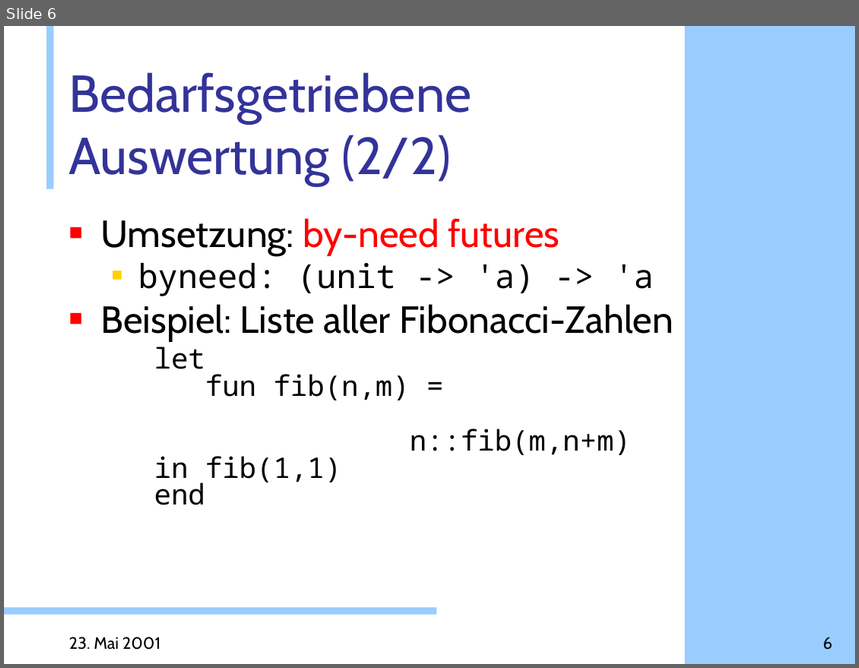
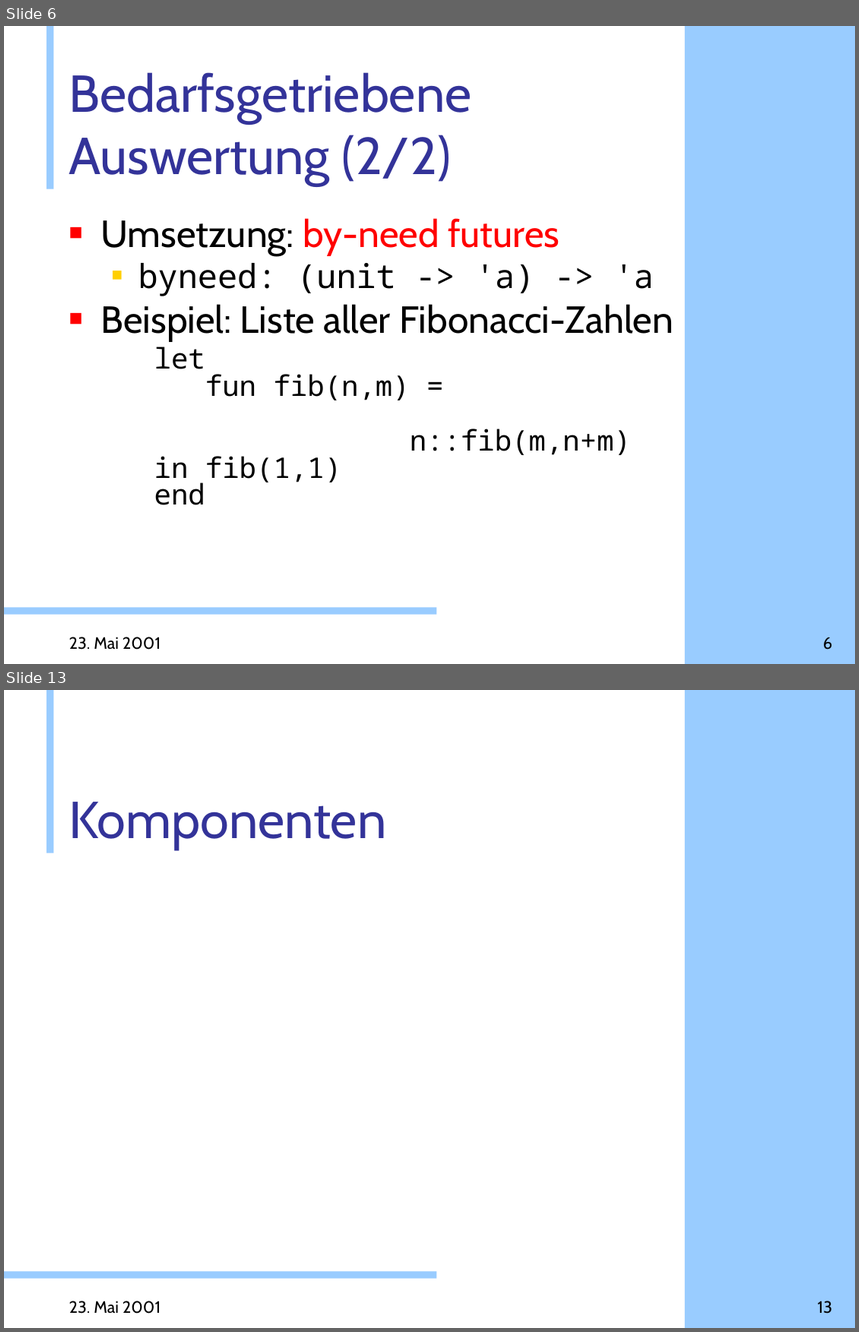
Before and after one commit to doublec/aliceml-abandoned, a slide deck: doc/presentations/Web-Projekt.ppt. Shown one above the other, each under a label of ours: slide 6 before the commit, slides 6 and 13 after it; the slides between them are not shown. The pictures are 859x668 and 859x1332 pixels, drawn with LibreOffice and Linux fonts; fonts in the diff are those of the drawing; background and template pictures are left out. Boxes give left, top, right and bottom in pixels: in the first picture for what was removed or moved away, otherwise in the second. Text is boxed around its words. In the diff, an @@ line names an element or a change of style, - is before the commit and + after.

```diff
--- a/doc/presentations/Web-Projekt.ppt
+++ b/doc/presentations/Web-Projekt.ppt
@@ slide 13 added at box(4, 690, 855, 1328), background #FFFFFF; not listed: 3 template elements that a slide beside it also shows @@
@@ title added at box(69, 802, 387, 850), 44 pt, text #333399 @@
+Komponenten
@@ text added at box(69, 1301, 161, 1314), 14 pt, text #000000 @@
+23. Mai 2001
@@ page number added at box(818, 1301, 833, 1314), 14 pt, text #000000 @@
+13
```
Also in this commit, not shown: 5 slides changed, 7 other slides added.
